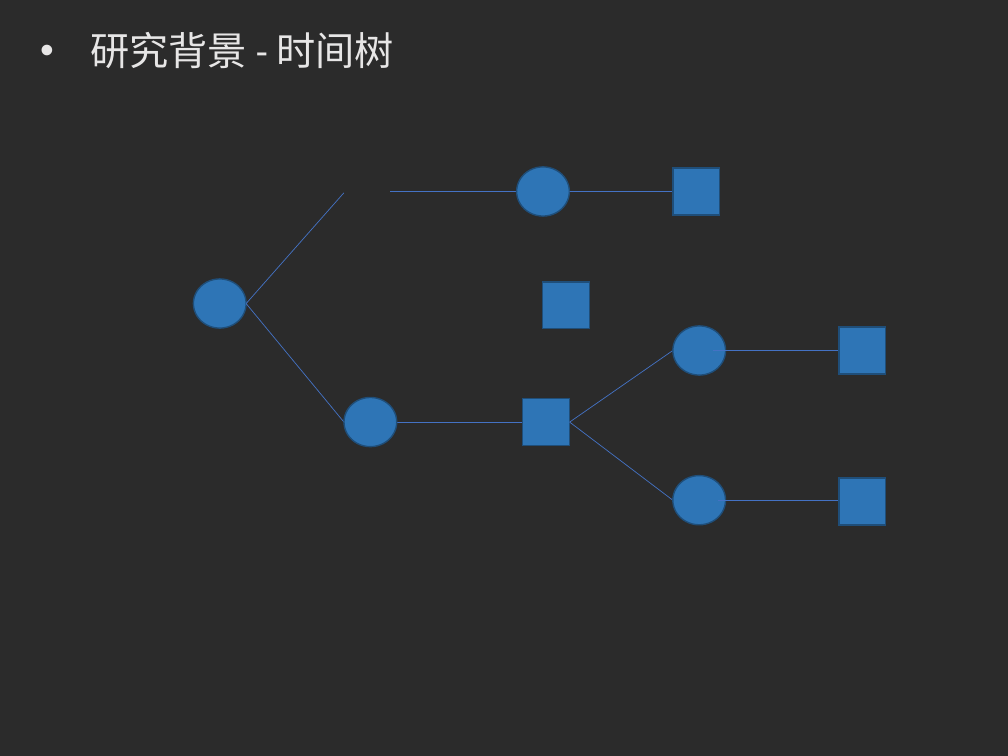
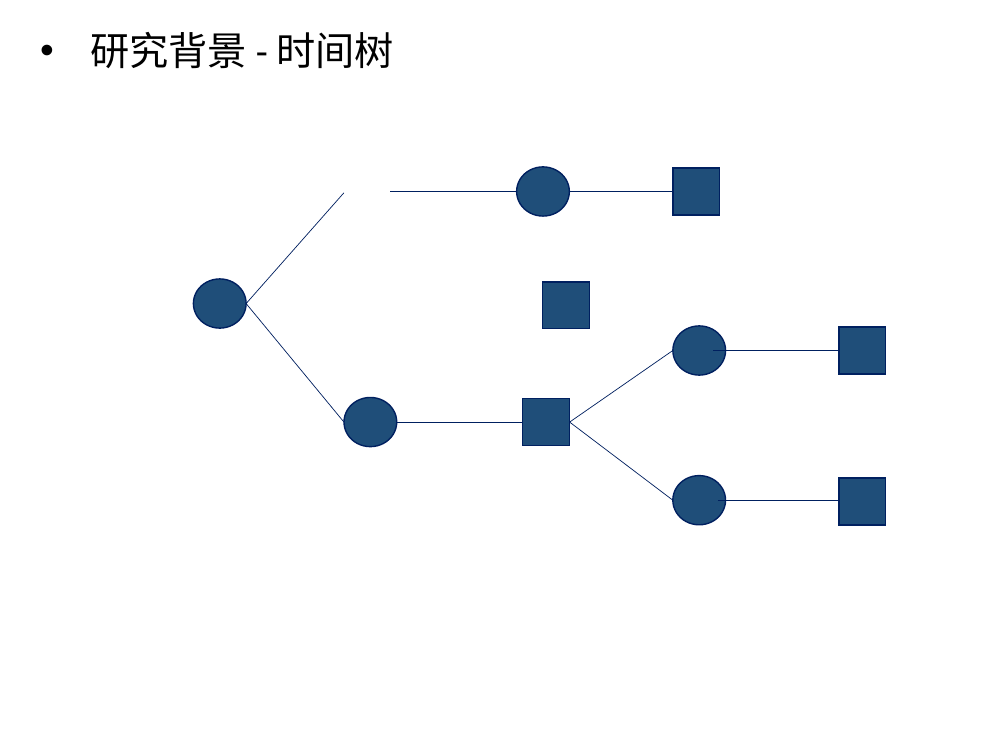
Before and after one commit to luxurymask/recommendation, a slide deck: slide 7 of phase5/答辩ppt.pptx. Drawn at 1008x756 pixels with LibreOffice and Linux fonts; fonts in the diff are those of the drawing; background and template pictures are left out; a plain dark background stands for a picture behind light text. Boxes give left, top, right and bottom in pixels: in the first picture for what was removed or moved away, otherwise in the second. Text is boxed around its words. In the diff, an @@ line names an element or a change of style, - is before the commit and + after.

```diff
--- a/phase5/答辩ppt.pptx
+++ b/phase5/答辩ppt.pptx
@@ background picture (left out) to #FFFFFF @@
@@ text "研究背景 - 时间树" at (91, 32, 394, 69): text colour #E7E6E6 to #000000 @@
@@ fill #2E75B6 to #1F4E79; outline #1F4E79 1 pt to #002060 1 pt in 10 elements at (194, 279, 246, 329), (542, 282, 590, 330), (344, 397, 396, 447), (523, 398, 571, 446), (672, 326, 725, 375), (672, 476, 725, 525), (839, 327, 886, 374), (839, 478, 886, 525), (516, 167, 569, 217), (672, 168, 720, 216) @@
@@ line (246, 303) - (344, 193): stroke #4472C4 0.5 pt to #002060 0.5 pt @@
@@ line (390, 192) - (516, 192): stroke #4472C4 0.5 pt to #002060 0.5 pt @@
@@ line (570, 192) - (696, 192): stroke #4472C4 0.5 pt to #002060 0.5 pt @@
@@ line (246, 303) - (344, 422): stroke #4472C4 0.5 pt to #002060 0.5 pt @@
@@ line (570, 422) - (672, 351): stroke #4472C4 0.5 pt to #002060 0.5 pt @@
@@ line (714, 351) - (839, 351): stroke #4472C4 0.5 pt to #002060 0.5 pt @@
@@ line (397, 422) - (523, 422): stroke #4472C4 0.5 pt to #002060 0.5 pt @@
@@ line (570, 422) - (672, 500): stroke #4472C4 0.5 pt to #002060 0.5 pt @@
@@ line (718, 500) - (844, 500): stroke #4472C4 0.5 pt to #002060 0.5 pt @@
```
Also in this commit, not shown: 14 other slides changed, 7 slides added.
